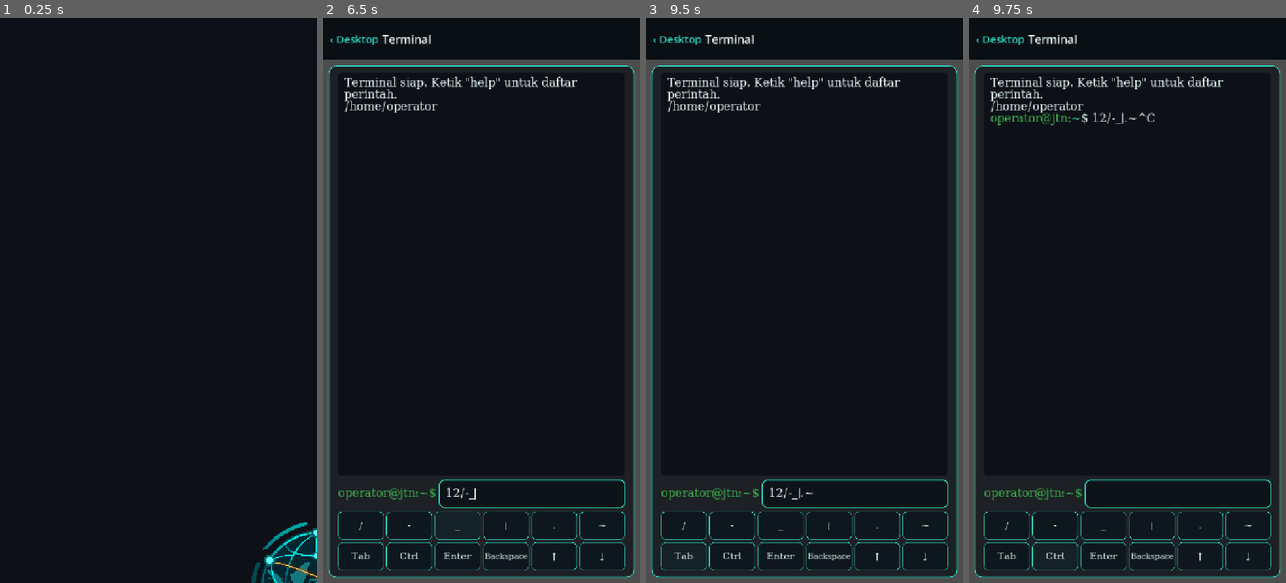
Above: before the commit, frames 1-4 (left to right).
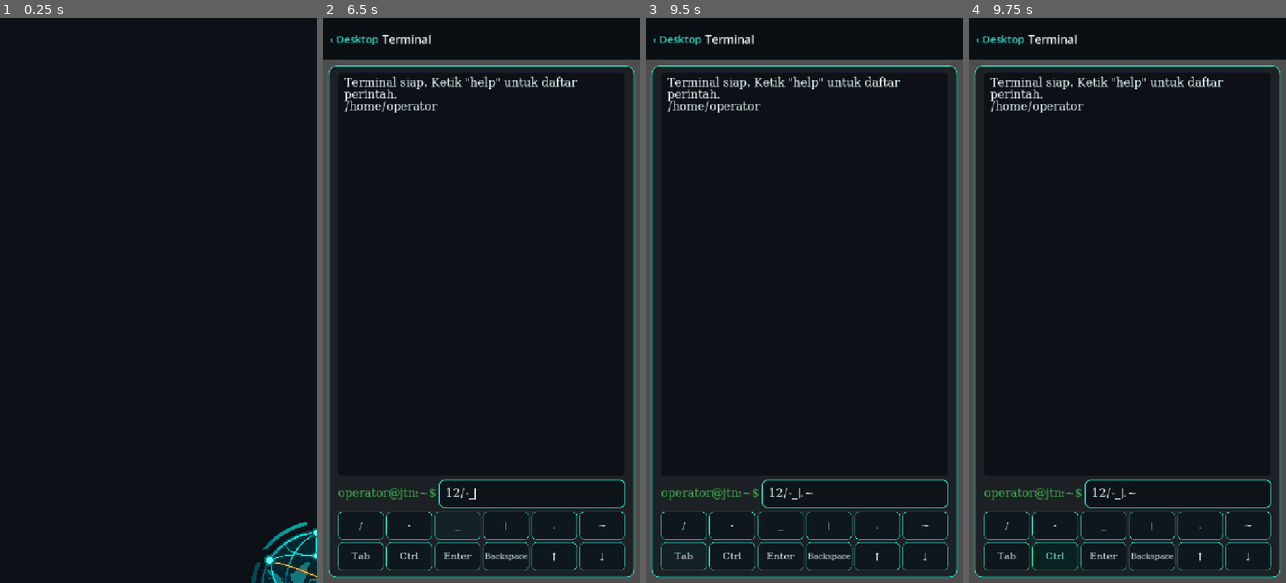
Above: after the commit, the same moments.

Repository: hadydaw/game-baru
Game: Godot game, scene res://scenes/main.tscn
Two runs of this game, one before a commit and one after it. Both use one fixed random seed, a clock stepped at 60 frames per second and the inputs below.
Inputs (mouse positions are in pixels of both pictures, inside the frame that each line leads up to):
- Up to frame 1 (0.25 s): no input
- Up to frame 2 (6.5 s): tap Enter at 0.5 s; tap Space at 1.25 s; click (370, 255) at 2.77 s; click (532, 492) at 3.52 s; type "12" at 3.6 s; click "/" at 4.25 s; click "-" at 5 s; click "_" at 5.75 s
- Up to frame 3 (9.5 s): click "|" at 6.5 s; click "." at 7.25 s; click "~" at 8 s; click "Tab" at 8.75 s
- Up to frame 4 (9.75 s): click "Ctrl" at 9.5 s

Frames 1-3 are identical in both runs. In frame 4, 0.4% of the frame differs, in the area x 6-59%, y 16-98%.

Commit message:
Ctrl sebagai modifier: Ctrl+C batal, Ctrl+L bersihkan layar, Ctrl+U hapus baris
- ShellControl: pemetaan kombinasi Ctrl+huruf dan deteksi karakter yang disisipkan.
- Ctrl sekarang sticky: aktif sampai dipakai sekali atau ditekan lagi. Tombol Ctrl menyala saat aktif.
- Berfungsi untuk tombol layar dan keyboard HP (lewat text_changed).
- Perubahan teks dari kode (riwayat, Tab, Enter) disinkronkan lewat _set_teks.
- Tes: tests/test_kendali.gd dan kasus Ctrl di tests/smoke_terminal.gd.

Co-Authored-By: Claude Haiku 5.5 <noreply@anthropic.com>
Claude-Session: https://claude.ai/code/session_011EntzauCRjaaLbaamXun78

Diff:
--- /dev/null
+++ b/core/shell/shell_control.gd
@@ -0,0 +1,26 @@
+class_name ShellControl
+extends RefCounted
+
+# Kombinasi Ctrl + huruf pada terminal. Hanya kombinasi yang didukung yang menghasilkan aksi:
+#   Ctrl+C  batalkan baris (^C)
+#   Ctrl+L  bersihkan layar (riwayat tetap)
+#   Ctrl+U  hapus baris masukan
+# Kombinasi lain tidak melakukan apa-apa.
+
+static func aksi(huruf: String) -> String:
+    match huruf.to_lower():
+        "c": return "batal"
+        "l": return "bersihkan"
+        "u": return "hapus_baris"
+    return ""
+
+# Mencari karakter yang baru disisipkan dibanding teks sebelumnya.
+# Mengembalikan {huruf, teks}: teks adalah masukan tanpa karakter sisipan tersebut.
+# huruf kosong bila perubahan bukan penyisipan tepat satu karakter.
+static func sisipan(lama: String, baru: String) -> Dictionary:
+    if baru.length() != lama.length() + 1:
+        return {"huruf": "", "teks": baru}
+    var i := 0
+    while i < lama.length() and lama[i] == baru[i]:
+        i += 1
+    return {"huruf": baru[i], "teks": baru.substr(0, i) + baru.substr(i + 1)}
--- a/tests/smoke_terminal.gd
+++ b/tests/smoke_terminal.gd
@@ -31,6 +31,28 @@
     if not teks.contains("bash: xyz: perintah tidak ditemukan"):
         gagal.append("galat perintah tidak tampil")
 
+    # Ctrl sebagai modifier: Ctrl lalu C membatalkan baris, Ctrl lalu L membersihkan layar.
+    var masukan: LineEdit = layar.get("_masukan")
+    layar.call("_set_teks", "tes")
+    layar.call("_tekan_tombol", "Ctrl")
+    layar.call("_tekan_tombol", "c")
+    if masukan.text != "" or not keluaran.get_parsed_text().contains("tes^C"):
+        gagal.append("Ctrl+C tidak membatalkan baris")
+    layar.call("_set_teks", "abc")
+    layar.call("_tekan_tombol", "Ctrl")
+    layar.call("_tekan_tombol", "l")
+    if keluaran.get_parsed_text().contains("tes^C") or masukan.text != "abc":
+        gagal.append("Ctrl+L tidak membersihkan layar atau mengubah masukan")
+    # Keyboard HP mengetik langsung ke LineEdit: Ctrl lalu U harus menghapus baris.
+    layar.call("_set_teks", "hapus saya")
+    layar.call("_tekan_tombol", "Ctrl")
+    masukan.insert_text_at_caret("u")
+    # Keyboard HP memicu text_changed; di headless insert_text_at_caret tidak memicunya, jadi disimulasikan.
+    masukan.text_changed.emit(masukan.text)
+    if masukan.text != "":
+        gagal.append("Ctrl+U dari keyboard tidak menghapus baris")
+    layar.call("_set_teks", "")
+
     if gagal.is_empty():
         print("SMOKE LULUS: layar terminal menampilkan output dan memproses perintah")
         quit(0)
--- /dev/null
+++ b/tests/test_kendali.gd
@@ -0,0 +1,32 @@
+extends GutTest
+
+# Uji kombinasi Ctrl + huruf dan deteksi karakter yang disisipkan.
+
+func test_aksi_ctrl_c_batalkan():
+    assert_eq(ShellControl.aksi("c"), "batal")
+    assert_eq(ShellControl.aksi("C"), "batal", "huruf besar juga diterima")
+
+func test_aksi_ctrl_l_bersihkan():
+    assert_eq(ShellControl.aksi("l"), "bersihkan")
+
+func test_aksi_ctrl_u_hapus_baris():
+    assert_eq(ShellControl.aksi("u"), "hapus_baris")
+
+func test_aksi_kombinasi_lain_tidak_melakukan_apa_apa():
+    assert_eq(ShellControl.aksi("x"), "")
+    assert_eq(ShellControl.aksi("/"), "")
+
+func test_sisipan_di_tengah():
+    var h := ShellControl.sisipan("abc", "abXc")
+    assert_eq(h["huruf"], "X")
+    assert_eq(h["teks"], "abc")
+
+func test_sisipan_di_awal_dan_akhir():
+    assert_eq(ShellControl.sisipan("", "c")["huruf"], "c")
+    assert_eq(ShellControl.sisipan("ab", "abc")["huruf"], "c")
+    assert_eq(ShellControl.sisipan("ab", "abc")["teks"], "ab")
+
+func test_bukan_sisipan_satu_karakter():
+    var h := ShellControl.sisipan("ab", "ab")
+    assert_eq(h["huruf"], "")
+    assert_eq(h["teks"], "ab")
--- a/ui/terminal_screen.gd
+++ b/ui/terminal_screen.gd
@@ -24,6 +24,10 @@
 var _font: Font
 var _riwayat_idx: int = 0
 var _tinggi_keyboard: float = -1.0
+# Ctrl sebagai modifier: aktif sampai dipakai satu kali atau dibatalkan dengan menekannya lagi.
+var _ctrl: bool = false
+var _tombol_ctrl: Button
+var _teks_terakhir: String = ""
 
 func _ready() -> void:
     set_anchors_and_offsets_preset(Control.PRESET_FULL_RECT)
@@ -67,6 +71,7 @@
     _masukan.add_theme_stylebox_override("normal", Tema.kotak(Color(0.05, 0.08, 0.1), Tema.TEAL, 1, 10))
     _masukan.add_theme_stylebox_override("focus", Tema.kotak(Color(0.05, 0.08, 0.1), Tema.TEAL, 2, 10))
     _masukan.text_submitted.connect(_kirim)
+    _masukan.text_changed.connect(_teks_berubah)
     baris.add_child(_masukan)
     kolom.add_child(baris)
 
@@ -155,6 +160,8 @@
         b.add_theme_stylebox_override("normal", _gaya_tombol(Color(0.06, 0.09, 0.12)))
         b.add_theme_stylebox_override("hover", _gaya_tombol(Color(0.08, 0.13, 0.15)))
         b.add_theme_stylebox_override("pressed", _gaya_tombol(Color(0.1, 0.22, 0.22)))
+        if t == "Ctrl":
+            _tombol_ctrl = b
         b.pressed.connect(_tekan_tombol.bind(t))
         grid.add_child(b)
     return grid
@@ -193,25 +200,73 @@
     return {"tipe": "dir", "pemilik": "root", "grup": "root", "izin": "rwxr-xr-x", "isi": {}}
 
 func _tekan_tombol(t: String) -> void:
+    if t == "Ctrl":
+        _ctrl = not _ctrl
+        _perbarui_ctrl()
+        return
+    if t not in ["Tab", "Enter", "Backspace", "↑", "↓"]:
+        # Karakter biasa. Bila Ctrl aktif, _teks_berubah yang memprosesnya.
+        _ubah_masukan(func(): _masukan.insert_text_at_caret(t))
+        return
+    # Tombol fungsi membatalkan Ctrl yang sedang aktif.
+    _ctrl = false
+    _perbarui_ctrl()
     match t:
         "Tab":
             _lengkapi()
-        "Ctrl":
-            _batalkan()
         "Enter":
             _kirim(_masukan.text)
         "Backspace":
-            _masukan.delete_char_at_caret()
+            _ubah_masukan(func(): _masukan.delete_char_at_caret())
         "↑":
             _riwayat(-1)
         "↓":
             _riwayat(1)
-        _:
-            _masukan.insert_text_at_caret(t)
+
+# Setiap perubahan masukan (tombol layar maupun keyboard HP) lewat sini.
+# Bila Ctrl aktif dan satu karakter disisipkan, karakter itu dipakai sebagai kombinasi Ctrl.
+func _teks_berubah(baru: String) -> void:
+    var lama := _teks_terakhir
+    if not _ctrl or baru.length() != lama.length() + 1:
+        _teks_terakhir = baru
+        return
+    var h := ShellControl.sisipan(lama, baru)
+    _ctrl = false
+    _perbarui_ctrl()
+    _set_teks(String(h["teks"]))
+    _jalankan_aksi(ShellControl.aksi(String(h["huruf"])))
+
+# Mengubah masukan dari kode. Teks dicatat agar perubahan berikutnya dibandingkan dengan benar,
+# karena mengubah text secara program tidak selalu memicu text_changed.
+func _set_teks(baru: String) -> void:
+    _masukan.text = baru
+    _masukan.caret_column = baru.length()
+    _teks_terakhir = baru
+
+# Menjalankan perubahan (sisip atau hapus) lalu memastikan Ctrl diproses, dengan atau tanpa sinyal.
+func _ubah_masukan(ubah: Callable) -> void:
+    _teks_terakhir = _masukan.text
+    ubah.call()
+    if _masukan.text != _teks_terakhir:
+        _teks_berubah(_masukan.text)
+
+func _jalankan_aksi(a: String) -> void:
+    match a:
+        "batal":
+            _tampil_perintah(_masukan.text + "^C")
+            _set_teks("")
+        "bersihkan":
+            _keluaran.clear()
+        "hapus_baris":
+            _set_teks("")
+
+func _perbarui_ctrl() -> void:
+    if _tombol_ctrl != null:
+        _tombol_ctrl.modulate = Color(0.45, 1.0, 0.85) if _ctrl else Color(1, 1, 1)
 
 func _kirim(teks: String) -> void:
     var t := teks.strip_edges()
-    _masukan.clear()
+    _set_teks("")
     if _sesi == null:
         _tampil([{"tipe": "error", "teks": "Sesi shell belum siap, perintah tidak dijalankan."}])
         return
@@ -224,10 +279,6 @@
     _perbarui_prompt()
     _simpan()
 
-func _batalkan() -> void:
-    _tampil_perintah(_masukan.text + "^C")
-    _masukan.clear()
-
 func _riwayat(arah: int) -> void:
     if _sesi == null:
         return
@@ -235,16 +286,14 @@
     if r.is_empty():
         return
     _riwayat_idx = clampi(_riwayat_idx + arah, 0, r.size())
-    _masukan.text = String(r[_riwayat_idx]) if _riwayat_idx < r.size() else ""
-    _masukan.caret_column = _masukan.text.length()
+    _set_teks(String(r[_riwayat_idx]) if _riwayat_idx < r.size() else "")
 
 # Tab: melengkapi perintah atau nama berkas/direktori. Bila banyak kecocokan, daftarnya ditampilkan.
 func _lengkapi() -> void:
     if _sesi == null:
         return
     var hasil := ShellComplete.lengkapi(_sesi, _masukan.text)
-    _masukan.text = String(hasil["teks"])
-    _masukan.caret_column = _masukan.text.length()
+    _set_teks(String(hasil["teks"]))
     var pilihan: Array = hasil["pilihan"]
     if pilihan.size() > 1:
         _tampil([{"tipe": "info", "teks": "  ".join(PackedStringArray(pilihan))}])
Not shown, added: core/shell/shell_control.gd.uid
Not shown, added: tests/test_kendali.gd.uid
